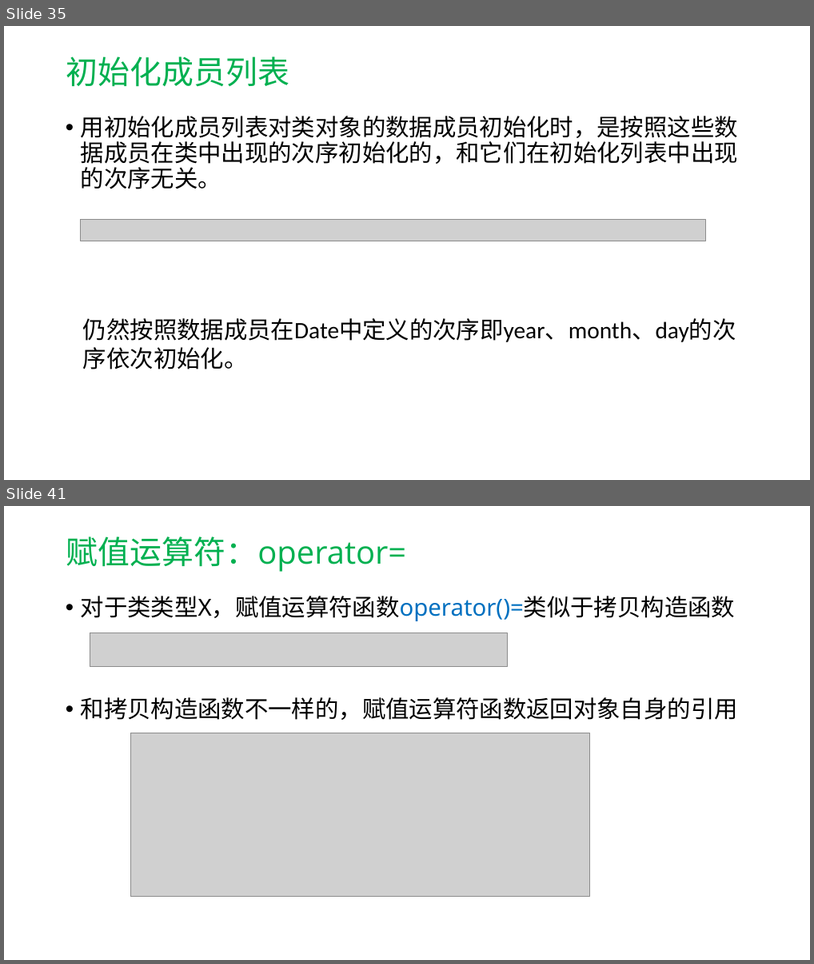
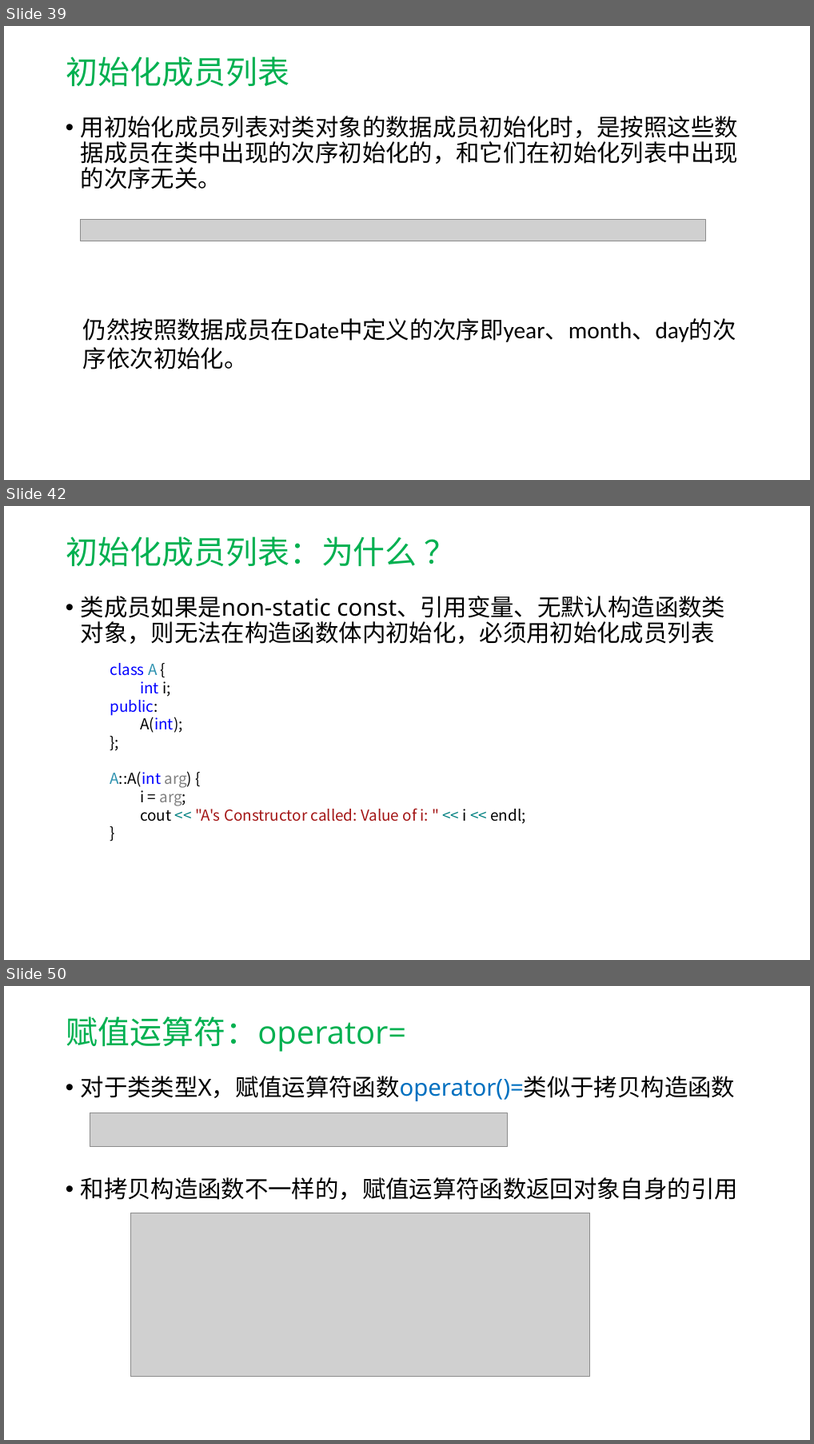
Before and after one commit to hwdong-net/cplusplus17, a slide deck: ppt/第7章 类和对象.pptx. Shown one above the other, each under a label of ours: slides 35 and 41 before the commit, slides 39, 42 and 50 after it; the slides between them are not shown. The pictures are 814x964 and 814x1444 pixels, drawn with LibreOffice and Linux fonts; fonts in the diff are those of the drawing; grey boxes stand for pictures. Boxes give left, top, right and bottom in pixels: in the first picture for what was removed or moved away, otherwise in the second. Text is boxed around its words. In the diff, an @@ line names an element or a change of style, - is before the commit and + after.

```diff
--- a/ppt/第7章 类和对象.pptx
+++ b/ppt/第7章 类和对象.pptx
@@ slide 42 added at box(4, 506, 810, 960), background #FFFFFF @@
@@ title added at box(66, 536, 418, 567), 38 pt, text #00B050 @@
+初始化成员列表：为什么 ？
@@ text added at box(81, 596, 726, 644), 28 pt, text #000000 @@
+• 类成员如果是non-static const、引用变量、无默认构造函数类对象，则无法在构造函数体内初始化，必须用初始化成员列表
@@ text added at box(110, 663, 526, 824), 18 pt, text #A31515 @@
+class A {
+  int i;
+public:
+  A(int);
+};
+A::A(int arg) {
+  i = arg;
+  cout << "A's Constructor called: Value of i: " << i << endl;
+}
@@ what was slide 35 is now slide 39 @@
@@ what was slide 41 is now slide 50 @@
```
Also in this commit, not shown: 17 slides changed, 8 other slides added.
